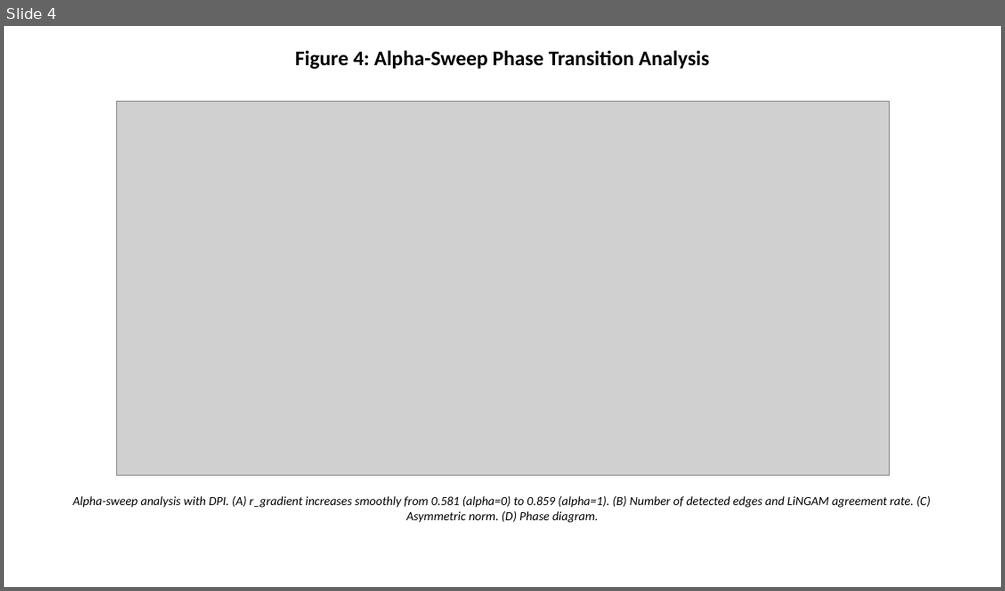
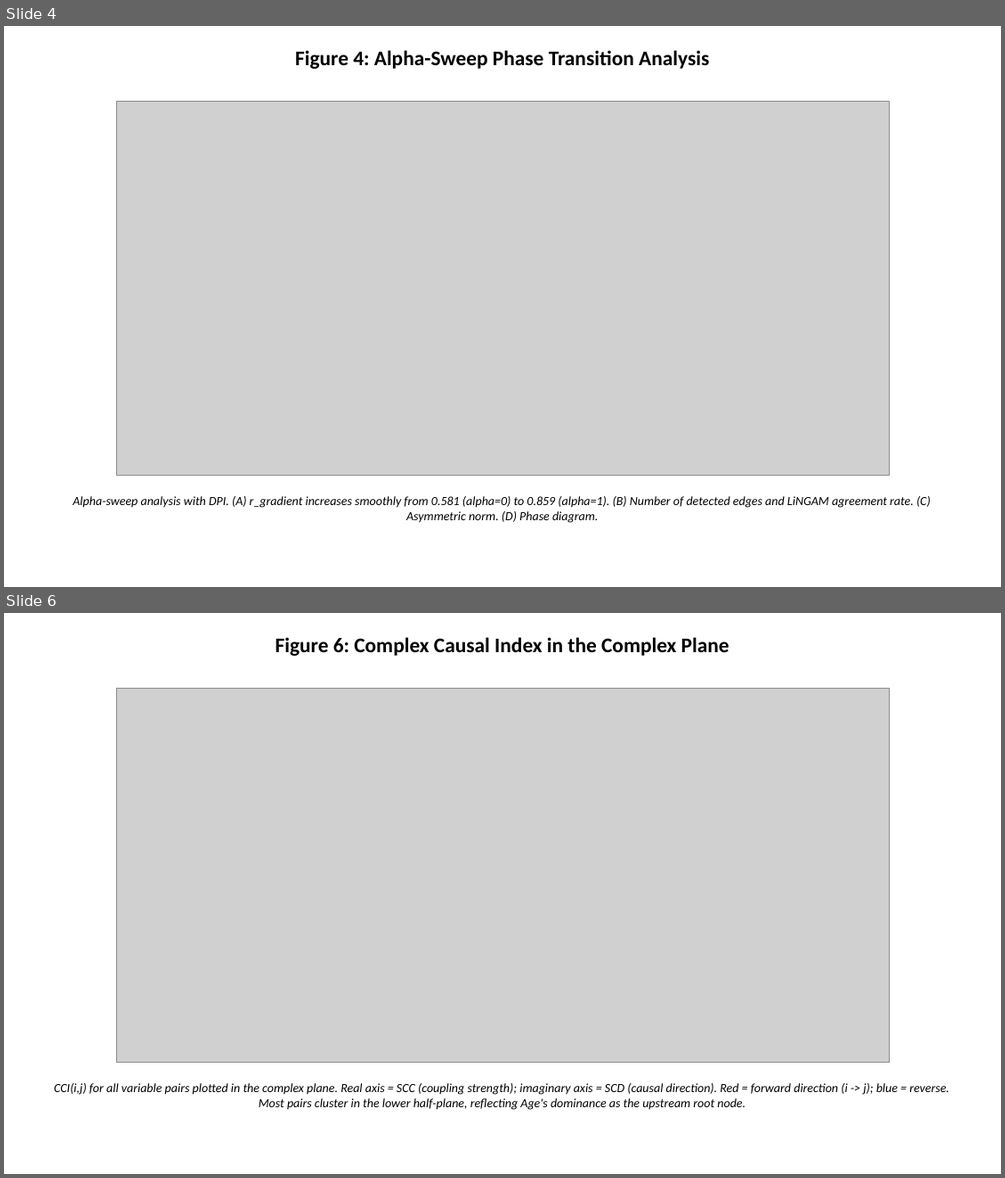
Before and after one commit to bougtoir/kotha-rct-decomposition, a slide deck: spectral-causality-jmlr/spectral_causality_figures.pptx. Shown one above the other, each under a label of ours: slide 4 before the commit, slides 4 and 6 after it; the slides between them are not shown. The pictures are 1005x591 and 1005x1178 pixels, drawn with LibreOffice and Linux fonts; fonts in the diff are those of the drawing; grey boxes stand for pictures. Boxes give left, top, right and bottom in pixels: in the first picture for what was removed or moved away, otherwise in the second. Text is boxed around its words. In the diff, an @@ line names an element or a change of style, - is before the commit and + after.

```diff
--- a/spectral-causality-jmlr/spectral_causality_figures.pptx
+++ b/spectral-causality-jmlr/spectral_causality_figures.pptx
@@ slide 6 added at (4,613,1001,1174), background #FFFFFF @@
@@ text added at (275,637,729,656), 20 pt, text #000000, bold @@
+Figure 6: Complex Causal Index in the Complex Plane
@@ picture added at (116,688,889,1062) @@
@@ text added at (54,1083,949,1110), 12 pt, text #000000, italic @@
+CCI(i,j) for all variable pairs plotted in the complex plane. Real axis = SCC (coupling strength); imaginary axis = SCD (causal direction). Red = forward direction (i -> j); blue = reverse. Most pairs cluster in the lower half-plane, reflecting Age's dominance as the upstream root node.
```
Also in this commit, not shown: 2 other slides added, 18 other files.
